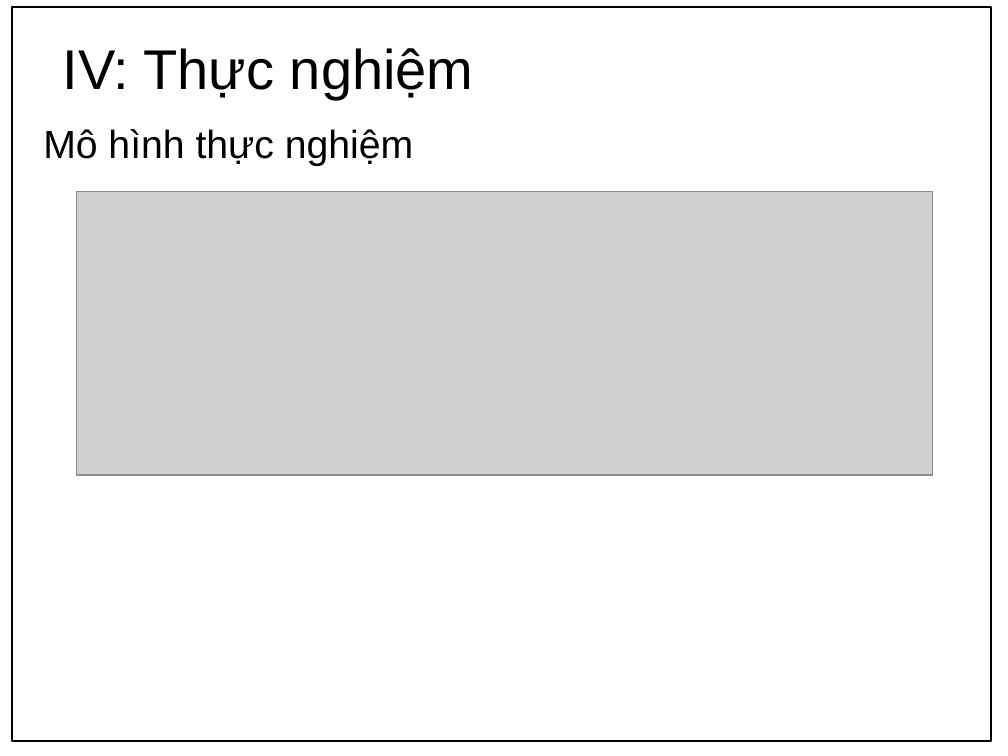
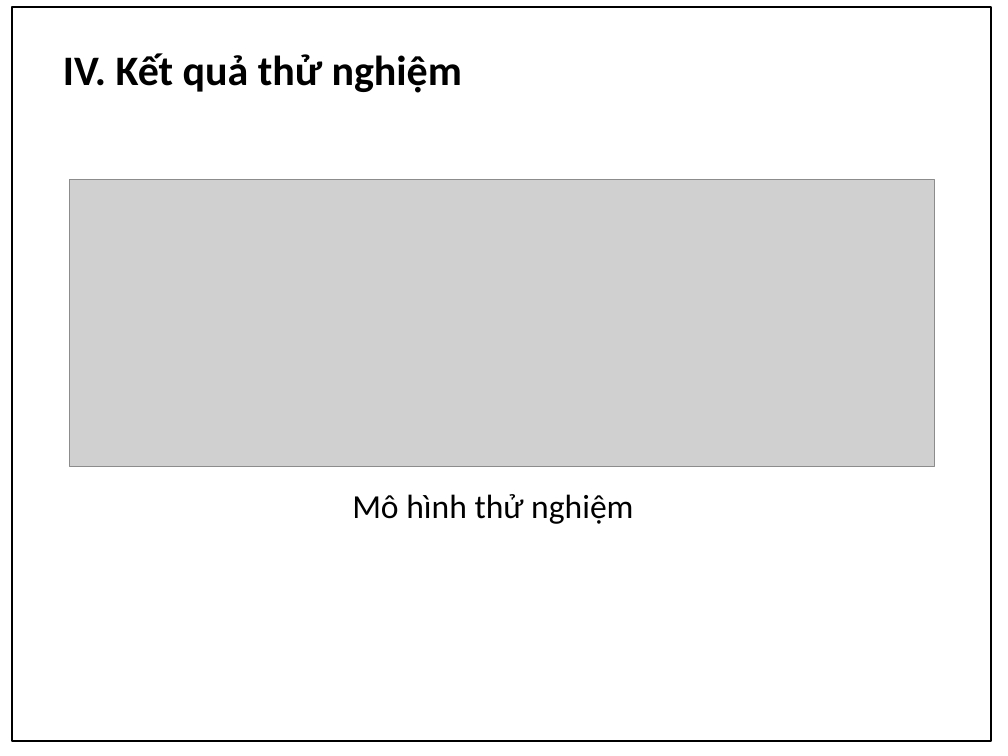
Before and after one commit to apkadmin/doan, a slide deck: slide 11 of Kỹ-thuật-khai-thác-giao-thức-Network-Time.pptx. Drawn at 1008x756 pixels with LibreOffice and Linux fonts; fonts in the diff are those of the drawing; grey boxes stand for pictures; background and template pictures are left out. Boxes give left, top, right and bottom in pixels: in the first picture for what was removed or moved away, otherwise in the second. Text is boxed around its words. In the diff, an @@ line names an element or a change of style, - is before the commit and + after.

```diff
--- a/Kỹ-thuật-khai-thác-giao-thức-Network-Time.pptx
+++ b/Kỹ-thuật-khai-thác-giao-thức-Network-Time.pptx
@@ title at [63,53,462,93]: text changed; size 40 to 30 pt; font Arial to Calibri; bold on @@
-IV: Thực nghiệm
+IV. Kết quả thử nghiệm
@@ text removed at [43,129,413,166] @@
-Mô hình thực nghiệm
@@ picture: place and size @@
-picture at [77,192,933,475]
+picture at [70,179,934,466]
@@ text added at [352,494,633,524], 24 pt, text #000000 @@
+Mô hình thử nghiệm
```
Also in this commit, not shown: 10 other slides changed, 4 slides added, 2 slides removed, 7 other files.
